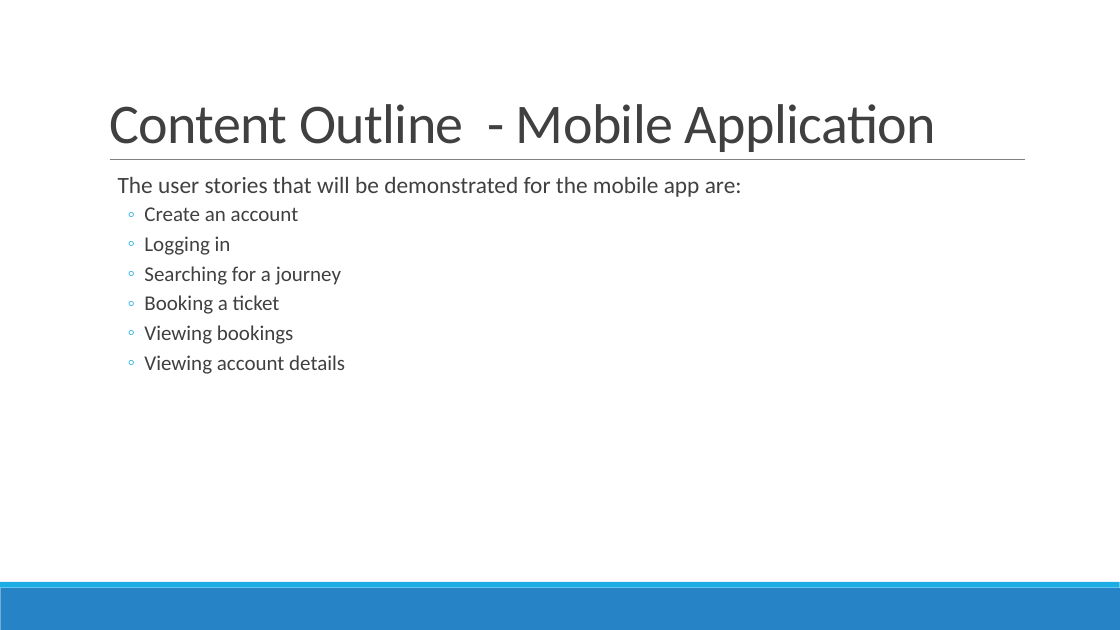
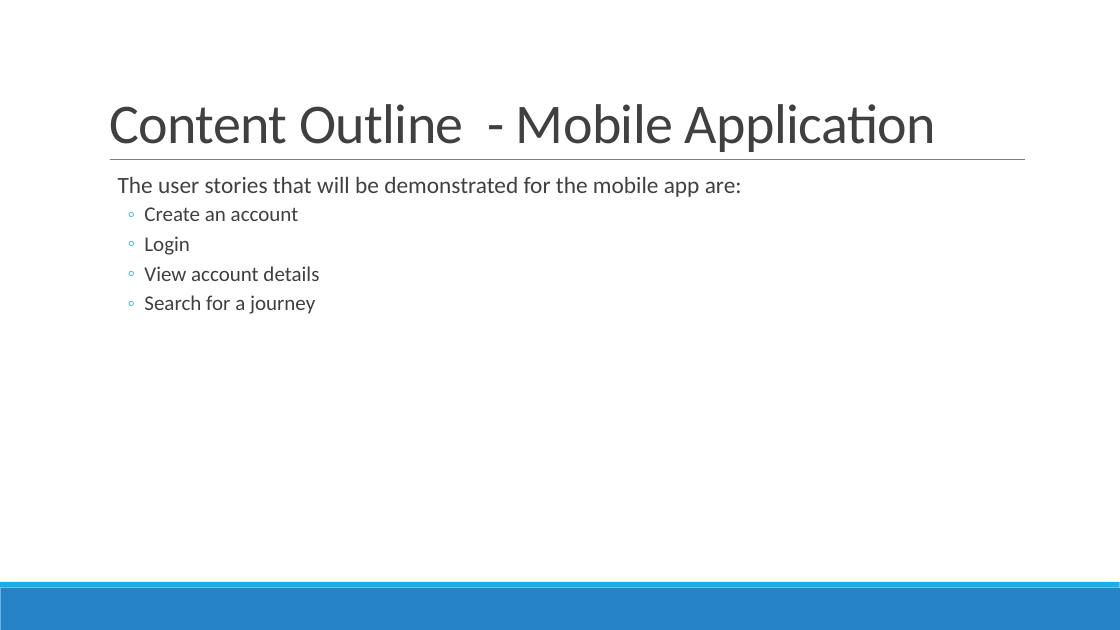
Before and after one commit to GoelBiju/Travel-Management-System, a slide deck: slide 3 of Documents/Presentation/PRCS252E - Presentation.pptx. Drawn at 1120x630 pixels with LibreOffice and Linux fonts; fonts in the diff are those of the drawing. Boxes give left, top, right and bottom in pixels: in the first picture for what was removed or moved away, otherwise in the second. Text is boxed around its words. In the diff, an @@ line names an element or a change of style, - is before the commit and + after.

```diff
--- a/Documents/Presentation/PRCS252E - Presentation.pptx
+++ b/Documents/Presentation/PRCS252E - Presentation.pptx
@@ text at box(144, 236, 319, 314): text changed @@
-  ◦ Logging in
-  ◦ Searching for a journey
-  ◦ Booking a ticket
-  ◦ Viewing bookings
-  ◦ Viewing account details
+  ◦ Login
+  ◦ View account details
+  ◦ Search for a journey
```
Also in this commit, not shown: 11 other slides changed, 8 slides removed.
